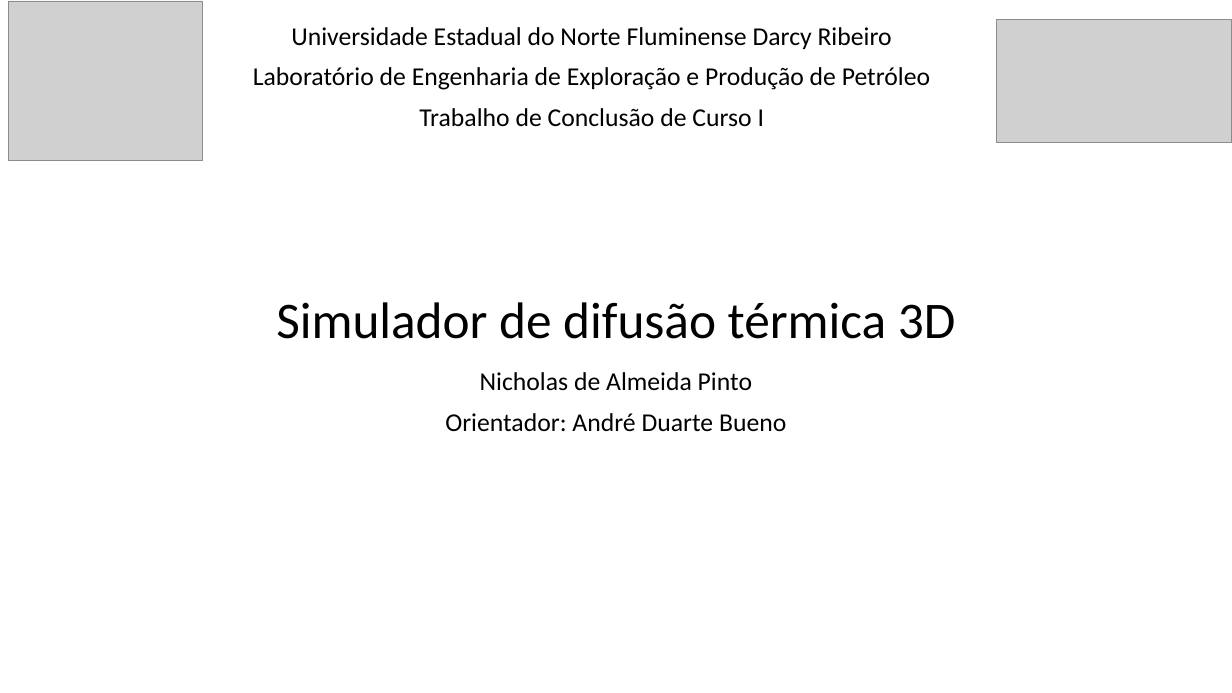
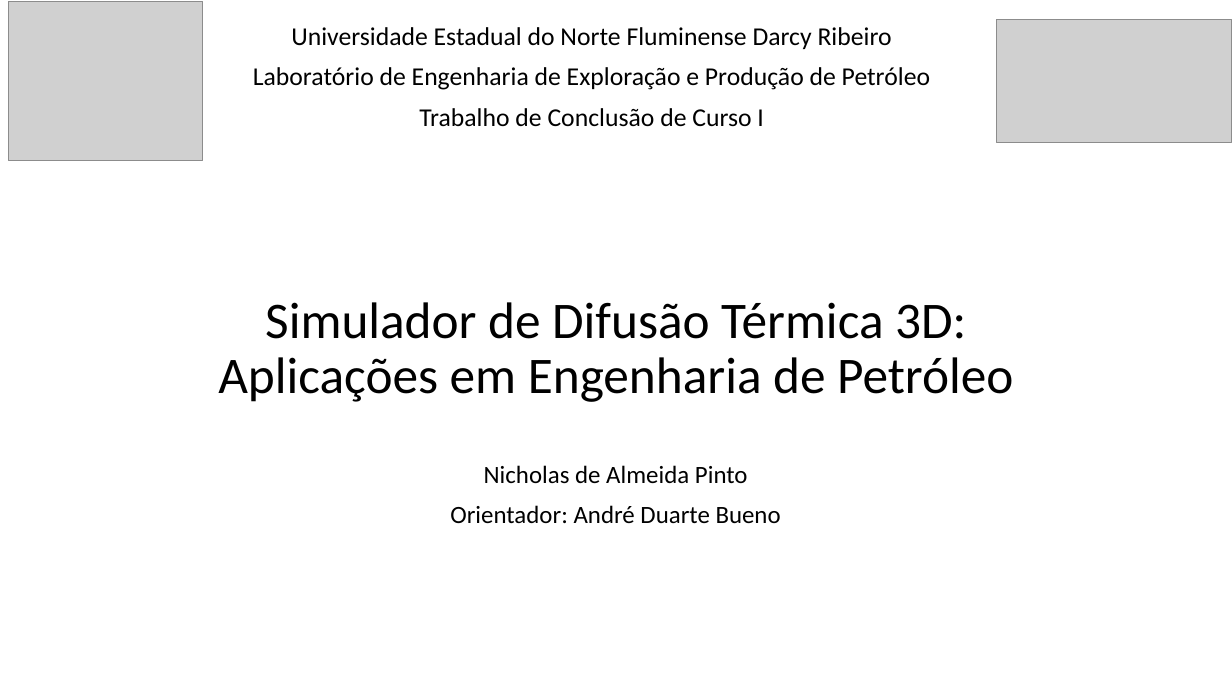
Before and after one commit to ldsc/ProjetoEngenharia-STC-3D-SimuladorDeTransferenciaDeCalor-3D, a slide deck: slide 1 of Apresentacao_Nicholas.pptx. Drawn at 1232x693 pixels with LibreOffice and Linux fonts; fonts in the diff are those of the drawing; grey boxes stand for pictures. Boxes give left, top, right and bottom in pixels: in the first picture for what was removed or moved away, otherwise in the second. Text is boxed around its words. In the diff, an @@ line names an element or a change of style, - is before the commit and + after.

```diff
--- a/Apresentacao_Nicholas.pptx
+++ b/Apresentacao_Nicholas.pptx
@@ text at bbox=[218, 302, 1013, 402]: text changed @@
-Simulador de difusão térmica 3D
+Simulador de Difusão Térmica 3D:
+Aplicações em Engenharia de Petróleo
@@ text "Nicholas de Almeida Pinto" at bbox=[450, 465, 781, 524]: size 20 to 19.4 pt @@
```
Also in this commit, not shown: 9 other slides changed, 5 slides added, 3 slides removed.
